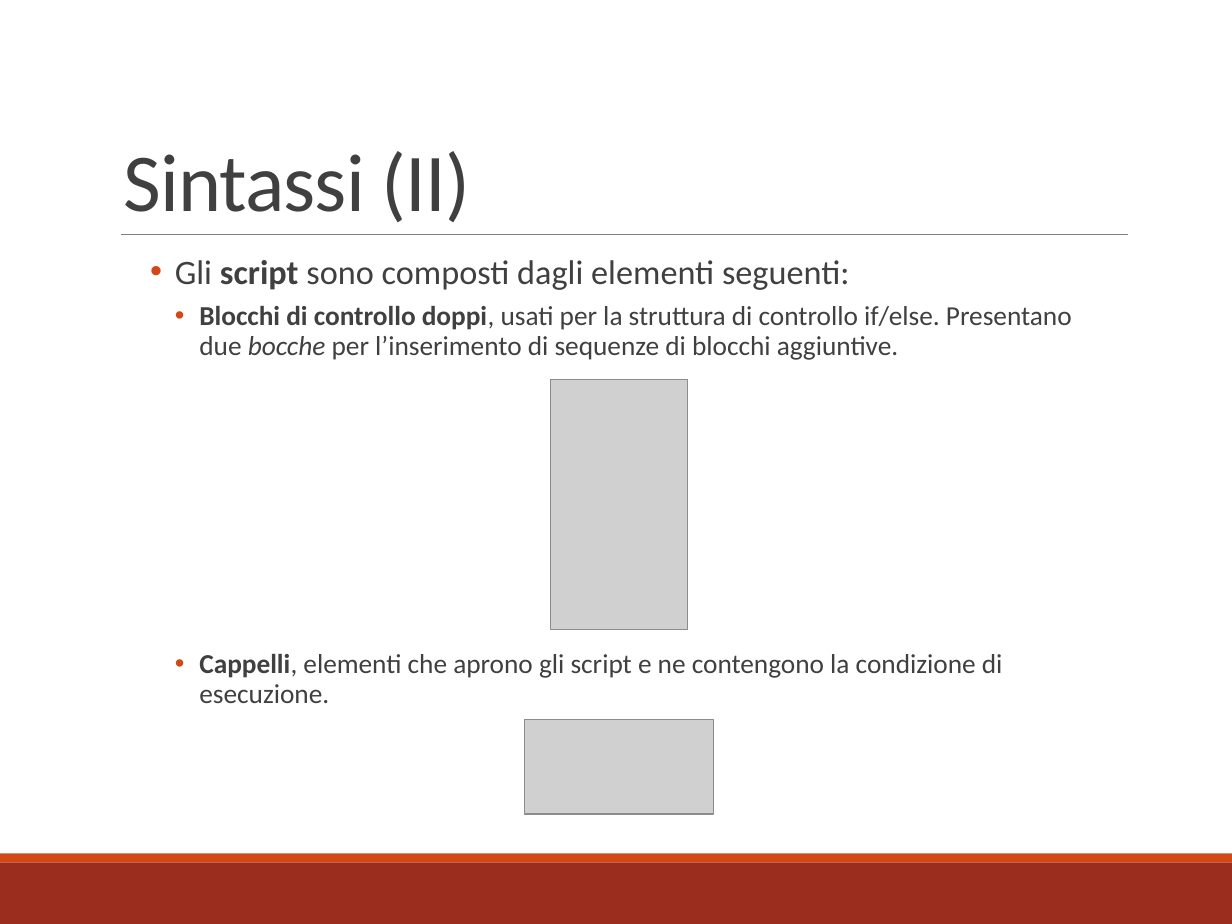
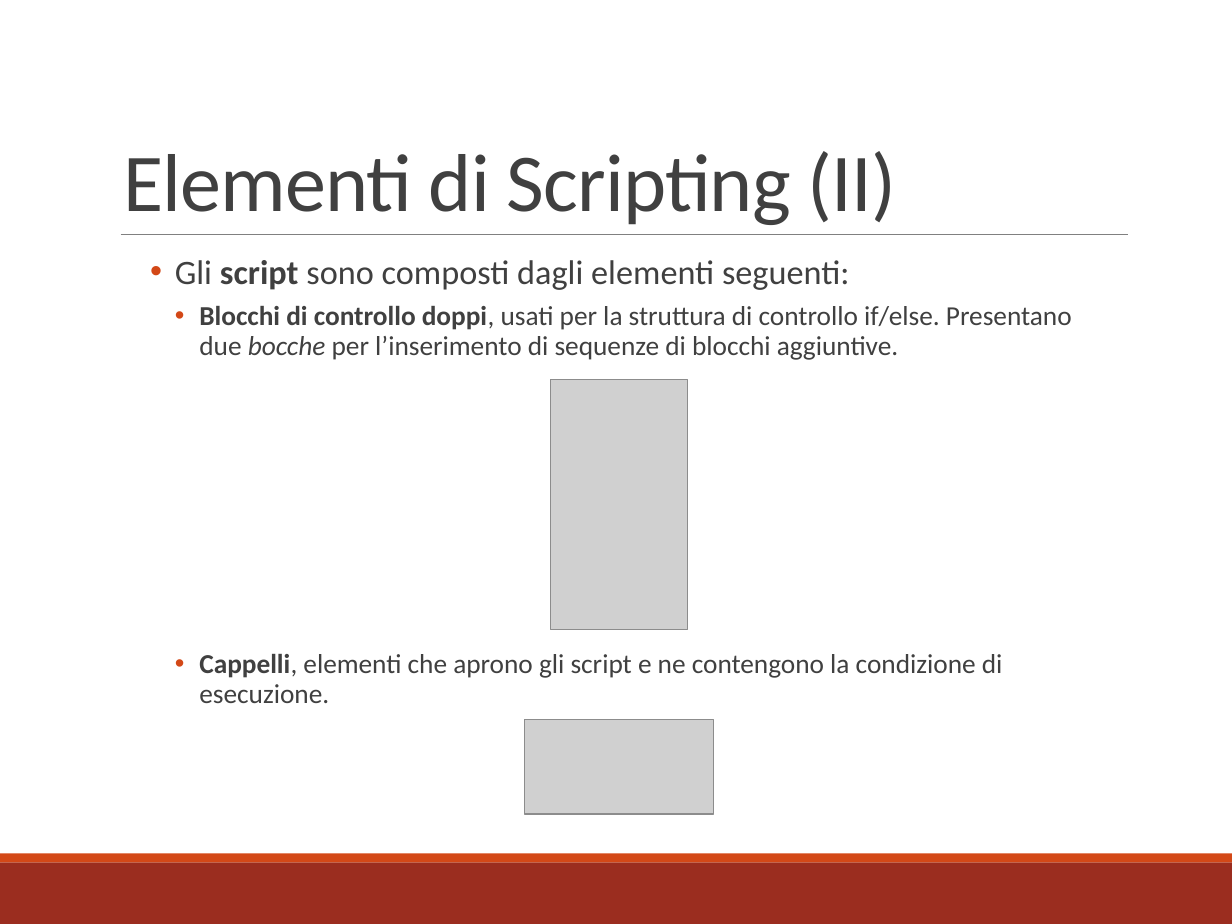
Before and after one commit to mbosc/scartch, a slide deck: slide 6 of Presentazione.pptx. Drawn at 1232x924 pixels with LibreOffice and Linux fonts; fonts in the diff are those of the drawing; grey boxes stand for pictures. Boxes give left, top, right and bottom in pixels: in the first picture for what was removed or moved away, otherwise in the second. Text is boxed around its words. In the diff, an @@ line names an element or a change of style, - is before the commit and + after.

```diff
--- a/Presentazione.pptx
+++ b/Presentazione.pptx
@@ title at [123,151,897,225]: text changed @@
-Sintassi (II)
+Elementi di Scripting (II)
```
Also in this commit, not shown: 13 other slides changed, 1 slide added.
